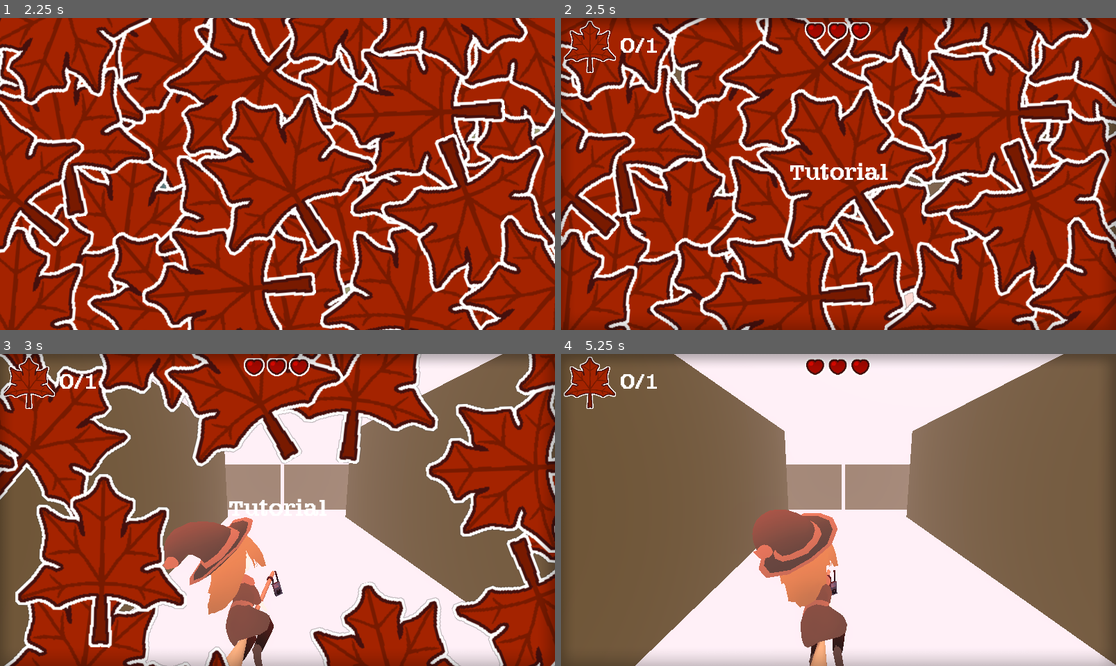
Above: before the commit, frames 1-4 (two rows, left to right).
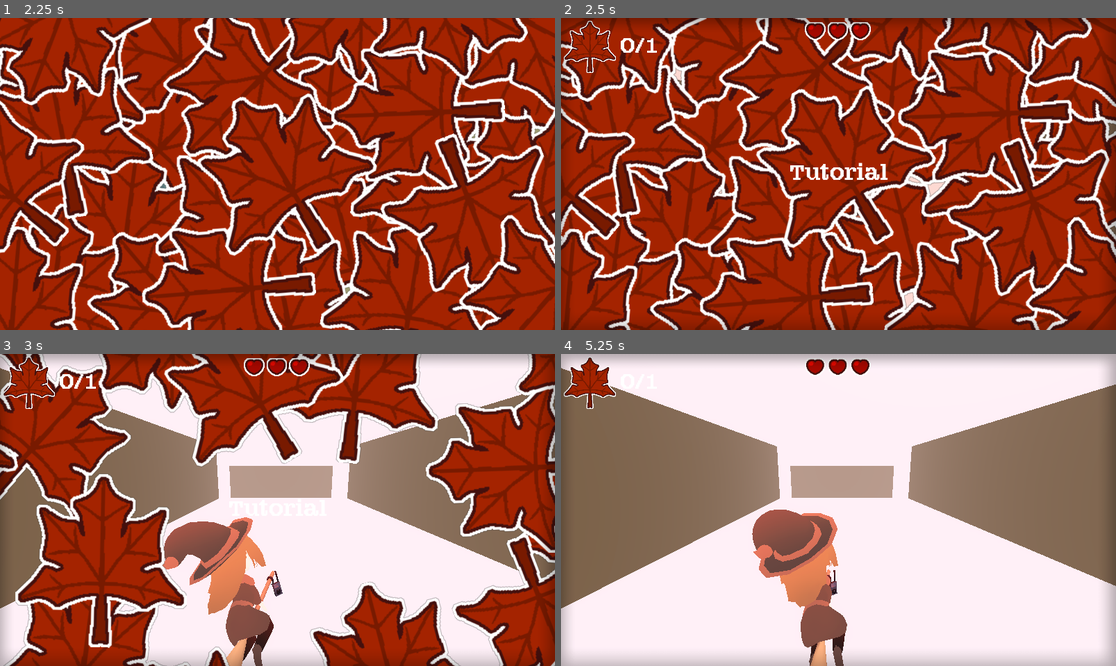
Above: after the commit, the same moments.

Repository: wewewer123/Cozy-Chaos-Fall-2025
Game: Godot game, scene res://scenes/game/GameHolder.tscn
Two runs of this game, one before a commit and one after it. Both use one fixed random seed, a clock stepped at 60 frames per second and the inputs below.
Inputs (mouse positions are in pixels of both pictures, inside the frame that each line leads up to):
- Up to frame 1 (2.25 s): tap Enter at 0.5 s; move the mouse to (399, 158) at 0.52 s; hold D (right) 0.53-1.25 s; tap G (read_leaf) at 0.6 s; click (399, 158) at 0.67 s; click "story" at 1.25 s; click "story" at 2 s
- Up to frame 2 (2.5 s): no input
- Up to frame 3 (3 s): move the mouse to (166, 525) at 2.77 s; hold A (left) from 2.78 s (still down); tap H (read_lives) at 2.85 s
- Up to frame 4 (5.25 s): move the mouse to (894, 441) at 3.52 s; release A (left) at 3.53 s; hold D (right) 3.53-5.03 s; tap T at 3.6 s; move the mouse to (810, 572) at 4.27 s; tap Y at 4.35 s; click (810, 572) at 4.42 s; move the mouse to (1005, 556) at 5.02 s; hold A (left) from 5.03 s (still down); tap Tab at 5.1 s

Frame 1 is identical in both runs. In frame 2, 0.2% of the frame differs, in the area x 20-75%, y 16-70%; in frame 3, 12%; in frame 4, 25%, in the area x 0-100%, y 0-100%.
Error in both runs: Invalid access to property or key 'leaf' on a base object of type 'Nil'. (res://scripts/game/game_manager.gd:46)

Commit message:
Makes Warping (Lane Bending) Prettier
- Uses perlin noise for warp randomness
- Makes all lanes longer to hide static trees and trees spawning in

Diff:
--- a/GlobalWarp.gd
+++ b/GlobalWarp.gd
@@ -1,19 +1,28 @@
 extends Node
 
 var current_value := 0.0
+var x = 0
+var noise := FastNoiseLite.new()
+
+func get_small_noise(value):
+	var n = noise.get_noise_1d(value) # -1 to 1
+	return n * 0.01   # -0.01 to 0.01
 
 func _ready():
+	x = 0
+	noise.seed = randi()
+	noise.noise_type = FastNoiseLite.TYPE_PERLIN
 	set_next_warp()
 
 func set_next_warp():
-	var next_value = randf_range(-0.01, 0.01)
-
+	var next_value = get_small_noise(x)
+	x = x + 1
 	var tween = create_tween()
 	tween.tween_method(
 		Callable(self, "_set_warp"),
 		current_value,
 		next_value,
-		10.0
+		3
 	)
 
 	tween.finished.connect(set_next_warp)
--- a/scenes/world/Levels/Level1.tscn
+++ b/scenes/world/Levels/Level1.tscn
@@ -41,10 +41,10 @@
 tree_inst = ExtResource("7_k6s3k")
 
 [node name="TreeSpawner" parent="." instance=ExtResource("5_muapc")]
-transform = Transform3D(1, 0, 0, 0, 1, 0, 0, 0, 1, 0, 0, -25.817741)
+transform = Transform3D(1, 0, 0, 0, 1, 0, 0, 0, 1, 0, 0, -153.81775)
 
 [node name="TreesStatic" parent="." instance=ExtResource("11_d7lc8")]
-transform = Transform3D(1, 0, 0, 0, 1, 0, 0, 0, 1, 0.0045776367, 0.9870453, -0.021865845)
+transform = Transform3D(1, 0, 0, 0, 1, 0, 0, 0, 1, 0.0045776367, 0.9870453, -113.021866)
 
 [node name="Backgroundmusic" parent="." instance=ExtResource("11_xtfam")]
 stream = ExtResource("9_2j2ko")
--- a/scenes/world/Levels/Level2.tscn
+++ b/scenes/world/Levels/Level2.tscn
@@ -39,9 +39,11 @@
 tree_inst = ExtResource("6_6wvkr")
 
 [node name="TreeSpawner" parent="." instance=ExtResource("9_jvilp")]
+transform = Transform3D(1, 0, 0, 0, 1, 0, 0, 0, 1, 0, 0, -154.53731)
 tree_collection = ExtResource("10_kkefh")
 
 [node name="TreesStatic" parent="." instance=ExtResource("13_xhb0t")]
+transform = Transform3D(1, 0, 0, 0, 1, 0, 0, 0, 1, 0, 0, -111.7068)
 texture = ExtResource("14_bgw3j")
 
 [node name="Environment Light" parent="." instance=ExtResource("12_u6557")]
--- a/scenes/world/Levels/Level3.tscn
+++ b/scenes/world/Levels/Level3.tscn
@@ -40,11 +40,13 @@
 [node name="LaneObjectCollection" parent="." instance=ExtResource("5_rd0oh")]
 
 [node name="TreeSpawner" parent="." instance=ExtResource("9_h7hjd")]
+transform = Transform3D(1, 0, 0, 0, 1, 0, 0, 0, 1, 0, 0, -158.20697)
 tree_collection = ExtResource("10_hna0g")
 
 [node name="Environment Light" parent="." instance=ExtResource("12_vy503")]
 
 [node name="TreesStatic" parent="." instance=ExtResource("13_rd0oh")]
+transform = Transform3D(1, 0, 0, 0, 1, 0, 0, 0, 1, 0, 0, -129.17932)
 texture = ExtResource("14_rqcwb")
 
 [node name="WorldEnvironment" type="WorldEnvironment" parent="."]
--- a/scenes/world/Levels/Level4.tscn
+++ b/scenes/world/Levels/Level4.tscn
@@ -40,11 +40,13 @@
 tree_inst = ExtResource("6_umhxr")
 
 [node name="TreeSpawner" parent="." instance=ExtResource("9_mvwpp")]
+transform = Transform3D(1, 0, 0, 0, 1, 0, 0, 0, 1, 0, 0, -151.48416)
 tree_collection = ExtResource("10_iwh7l")
 
 [node name="Environment Light" parent="." instance=ExtResource("12_mgf4m")]
 
 [node name="TreesStatic" parent="." instance=ExtResource("13_qoiiw")]
+transform = Transform3D(1, 0, 0, 0, 1, 0, 0, 0, 1, 0, 0, -127.82582)
 texture = ExtResource("14_0p8ux")
 
 [node name="WorldEnvironment" type="WorldEnvironment" parent="."]
--- a/scenes/world/decoration/tree/tree_texture.tscn
+++ b/scenes/world/decoration/tree/tree_texture.tscn
@@ -8,18 +8,21 @@
 shader = ExtResource("1_abvqd")
 shader_parameter/ScrollSpeedMultiplier = 0.0
 shader_parameter/tiling = 1.0
+shader_parameter/albedo_texture = ExtResource("2_3exsv")
 
 [sub_resource type="ShaderMaterial" id="ShaderMaterial_abvqd"]
 render_priority = 0
 shader = ExtResource("1_abvqd")
 shader_parameter/ScrollSpeedMultiplier = 0.0
 shader_parameter/tiling = 1.0
+shader_parameter/albedo_texture = ExtResource("2_3exsv")
 
 [sub_resource type="ShaderMaterial" id="ShaderMaterial_c3iw3"]
 render_priority = 0
 shader = ExtResource("1_abvqd")
 shader_parameter/ScrollSpeedMultiplier = 0.0
 shader_parameter/tiling = 1.0
+shader_parameter/albedo_texture = ExtResource("2_3exsv")
 
 [node name="Texture" type="Node3D"]
 
--- a/scenes/world/enviornment/trees_static.tscn
+++ b/scenes/world/enviornment/trees_static.tscn
@@ -16,6 +16,24 @@
 
 [node name="Tree14" parent="." instance=ExtResource("3_kw3b3")]
 transform = Transform3D(5, 0, 0, 0, 5, 0, 0, 0, 5, -10, 0, -216.724)
+
+[node name="Tree19" parent="." instance=ExtResource("3_kw3b3")]
+transform = Transform3D(5, 0, 0, 0, 5, 0, 0, 0, 5, -5.032055, 0, -216.724)
+
+[node name="Tree20" parent="." instance=ExtResource("3_kw3b3")]
+transform = Transform3D(5, 0, 0, 0, 5, 0, 0, 0, 5, 0.9679451, 0, -216.724)
+
+[node name="Tree22" parent="." instance=ExtResource("3_kw3b3")]
+transform = Transform3D(5, 0, 0, 0, 5, 0, 0, 0, 5, -16.323666, 0, -216.724)
+
+[node name="Tree23" parent="." instance=ExtResource("3_kw3b3")]
+transform = Transform3D(5, 0, 0, 0, 5, 0, 0, 0, 5, -24.323666, 0, -216.724)
+
+[node name="Tree24" parent="." instance=ExtResource("3_kw3b3")]
+transform = Transform3D(5, 0, 0, 0, 5, 0, 0, 0, 5, 4.6763344, 0, -216.724)
+
+[node name="Tree25" parent="." instance=ExtResource("3_kw3b3")]
+transform = Transform3D(5, 0, 0, 0, 5, 0, 0, 0, 5, 19.676334, 0, -216.724)
 
 [node name="Tree38" parent="." instance=ExtResource("3_kw3b3")]
 transform = Transform3D(5, 0, 0, 0, 5, 0, 0, 0, 5, 10, 0, -216.723)
--- a/scenes/world/environment.tscn
+++ b/scenes/world/environment.tscn
@@ -2,7 +2,7 @@
 
 [ext_resource type="Shader" uid="uid://qhjbuihn5ief" path="res://assets/shader/Warped.tres" id="1_i6vpw"]
 [ext_resource type="Texture2D" uid="uid://dhgg5f1ja4wnq" path="res://assets/art/2D/world/summer path resize400.png" id="2_i6vpw"]
-[ext_resource type="PackedScene" uid="uid://c00oliy8q63pj" path="res://assets/art/2D/UI/Vignette.tscn" id="3_i6vpw"]
+[ext_resource type="PackedScene" uid="uid://c00oliy8q63pj" path="res://assets/art/2D/ui/Vignette.tscn" id="3_i6vpw"]
 
 [sub_resource type="Environment" id="Environment_bv2si"]
 background_mode = 1
@@ -62,85 +62,120 @@
 skeleton = NodePath("../..")
 surface_material_override/0 = SubResource("ShaderMaterial_gie0j")
 
+[node name="Floor 11" type="MeshInstance3D" parent="."]
+transform = Transform3D(50, 0, 0, 0, 50, 0, 0, 0, 50, 0, 0, -300)
+layers = 2
+mesh = SubResource("PlaneMesh_7dm0k")
+skeleton = NodePath("../..")
+surface_material_override/0 = SubResource("ShaderMaterial_gie0j")
+
 [node name="Floor 4" type="MeshInstance3D" parent="."]
-transform = Transform3D(50, 0, 0, 0, 50, 0, 0, 0, 50, 60, 0, 0)
+transform = Transform3D(50, 0, 0, 0, 50, 0, 0, 0, 50, 52, 0, 0)
 layers = 2
 mesh = SubResource("PlaneMesh_7dm0k")
 skeleton = NodePath("../..")
 surface_material_override/0 = SubResource("ShaderMaterial_gie0j")
 
 [node name="Floor 5" type="MeshInstance3D" parent="."]
-transform = Transform3D(50, 0, 0, 0, 50, 0, 0, 0, 50, -60, 0, 0)
+transform = Transform3D(50, 0, 0, 0, 50, 0, 0, 0, 50, -52, 0, 0)
 layers = 2
 mesh = SubResource("PlaneMesh_7dm0k")
 skeleton = NodePath("../..")
 surface_material_override/0 = SubResource("ShaderMaterial_gie0j")
 
 [node name="Floor 6" type="MeshInstance3D" parent="."]
-transform = Transform3D(50, 0, 0, 0, 50, 0, 0, 0, 50, -60, 0, -100)
+transform = Transform3D(50, 0, 0, 0, 50, 0, 0, 0, 50, -52, 0, -100)
 layers = 2
 mesh = SubResource("PlaneMesh_7dm0k")
 skeleton = NodePath("../..")
 surface_material_override/0 = SubResource("ShaderMaterial_gie0j")
 
 [node name="Floor 7" type="MeshInstance3D" parent="."]
-transform = Transform3D(50, 0, 0, 0, 50, 0, 0, 0, 50, 60, 0, -100)
+transform = Transform3D(50, 0, 0, 0, 50, 0, 0, 0, 50, 52, 0, -100)
 layers = 2
 mesh = SubResource("PlaneMesh_7dm0k")
 skeleton = NodePath("../..")
 surface_material_override/0 = SubResource("ShaderMaterial_gie0j")
 
 [node name="Floor 8" type="MeshInstance3D" parent="."]
-transform = Transform3D(50, 0, 0, 0, 50, 0, 0, 0, 50, -60, 0, -200)
+transform = Transform3D(50, 0, 0, 0, 50, 0, 0, 0, 50, -52, 0, -200)
+layers = 2
+mesh = SubResource("PlaneMesh_7dm0k")
+skeleton = NodePath("../..")
+surface_material_override/0 = SubResource("ShaderMaterial_gie0j")
+
+[node name="Floor 12" type="MeshInstance3D" parent="."]
+transform = Transform3D(50, 0, 0, 0, 50, 0, 0, 0, 50, -52, 0, -300)
 layers = 2
 mesh = SubResource("PlaneMesh_7dm0k")
 skeleton = NodePath("../..")
 surface_material_override/0 = SubResource("ShaderMaterial_gie0j")
 
 [node name="Floor 9" type="MeshInstance3D" parent="."]
-transform = Transform3D(50, 0, 0, 0, 50, 0, 0, 0, 50, 60, 0, -200)
+transform = Transform3D(50, 0, 0, 0, 50, 0, 0, 0, 50, 52, 0, -200)
+layers = 2
+mesh = SubResource("PlaneMesh_7dm0k")
+skeleton = NodePath("../..")
+surface_material_override/0 = SubResource("ShaderMaterial_gie0j")
+
+[node name="Floor 10" type="MeshInstance3D" parent="."]
+transform = Transform3D(50, 0, 0, 0, 50, 0, 0, 0, 50, 52, 0, -300)
 layers = 2
 mesh = SubResource("PlaneMesh_7dm0k")
 skeleton = NodePath("../..")
 surface_material_override/0 = SubResource("ShaderMaterial_gie0j")
 
 [node name="Wall 1" type="MeshInstance3D" parent="."]
-transform = Transform3D(-2.1855694e-06, -50, 0, 50, -2.1855694e-06, 0, 0, 0, 50, 45, 0, 0)
+transform = Transform3D(-2.1855694e-06, -50, 0, 50, -2.1855694e-06, 0, 0, 0, 50, 80, 0, 0)
 layers = 2
 mesh = SubResource("PlaneMesh_7dm0k")
 skeleton = NodePath("../..")
 surface_material_override/0 = SubResource("StandardMaterial3D_muapc")
 
 [node name="Wall 2" type="MeshInstance3D" parent="."]
-transform = Transform3D(-2.1855694e-06, 50, 0, -50, -2.1855694e-06, 0, 0, 0, 50, -45, 0, 0)
+transform = Transform3D(-2.1855694e-06, 50, 0, -50, -2.1855694e-06, 0, 0, 0, 50, -80, 0, 0)
 layers = 2
 mesh = SubResource("PlaneMesh_7dm0k")
 skeleton = NodePath("../..")
 surface_material_override/0 = SubResource("StandardMaterial3D_muapc")
 
 [node name="Wall 3" type="MeshInstance3D" parent="."]
-transform = Transform3D(-2.1855694e-06, -50, 0, 50, -2.1855694e-06, 0, 0, 0, 50, 45, 0, -100)
+transform = Transform3D(-2.1855694e-06, -50, 0, 50, -2.1855694e-06, 0, 0, 0, 50, 80, 0, -100)
+layers = 2
+mesh = SubResource("PlaneMesh_7dm0k")
+skeleton = NodePath("../..")
+surface_material_override/0 = SubResource("StandardMaterial3D_muapc")
+
+[node name="Wall 7" type="MeshInstance3D" parent="."]
+transform = Transform3D(-2.1855694e-06, -50, 0, 50, -2.1855694e-06, 0, 0, 0, 50, 80, 0, -200)
 layers = 2
 mesh = SubResource("PlaneMesh_7dm0k")
 skeleton = NodePath("../..")
 surface_material_override/0 = SubResource("StandardMaterial3D_muapc")
 
 [node name="Wall 4" type="MeshInstance3D" parent="."]
-transform = Transform3D(-2.1855694e-06, 50, 0, -50, -2.1855694e-06, 0, 0, 0, 50, -45, 0, -100)
+transform = Transform3D(-2.1855694e-06, 50, 0, -50, -2.1855694e-06, 0, 0, 0, 50, -80, 0, -100)
+layers = 2
+mesh = SubResource("PlaneMesh_7dm0k")
+skeleton = NodePath("../..")
+surface_material_override/0 = SubResource("StandardMaterial3D_muapc")
+
+[node name="Wall 8" type="MeshInstance3D" parent="."]
+transform = Transform3D(-2.1855694e-06, 50, 0, -50, -2.1855694e-06, 0, 0, 0, 50, -80, 0, -200)
 layers = 2
 mesh = SubResource("PlaneMesh_7dm0k")
 skeleton = NodePath("../..")
 surface_material_override/0 = SubResource("StandardMaterial3D_muapc")
 
 [node name="Wall 5" type="MeshInstance3D" parent="."]
-transform = Transform3D(-2.6062653e-14, 5.9624404e-07, -50, -50, -2.1855694e-06, 0, -2.1855694e-06, 50, 5.9624404e-07, -52.5, -20, -279.16)
+transform = Transform3D(-2.6062653e-14, 5.9624404e-07, -50, -50, -2.1855694e-06, 0, -2.1855694e-06, 50, 5.9624404e-07, -50, -20, -400)
 layers = 2
 mesh = SubResource("PlaneMesh_7dm0k")
 skeleton = NodePath("../..")
 surface_material_override/0 = SubResource("StandardMaterial3D_muapc")
 
 [node name="Wall 6" type="MeshInstance3D" parent="."]
-transform = Transform3D(-2.6062653e-14, 5.9624404e-07, -50, -50, -2.1855694e-06, 0, -2.1855694e-06, 50, 5.9624404e-07, 52, -20, -279.16)
+transform = Transform3D(-2.6062653e-14, 5.9624404e-07, -50, -50, -2.1855694e-06, 0, -2.1855694e-06, 50, 5.9624404e-07, 50, -20, -400)
 layers = 2
 mesh = SubResource("PlaneMesh_7dm0k")
 skeleton = NodePath("../..")
--- a/scripts/world/tree_spawner.gd
+++ b/scripts/world/tree_spawner.gd
@@ -31,8 +31,8 @@
 
 	if(timer <= 0):
 		timer = spawnInterval
-		_spawnTrees(randi() % maxTreesPerSpawn + minTreesPerSpawn, rightSpawnPoint.position, 1)
-		_spawnTrees(randi() % maxTreesPerSpawn + minTreesPerSpawn, leftSpawnPoint.position, -1)
+		_spawnTrees(randi() % maxTreesPerSpawn + minTreesPerSpawn, rightSpawnPoint.global_position, 1)
+		_spawnTrees(randi() % maxTreesPerSpawn + minTreesPerSpawn, leftSpawnPoint.global_position, -1)
 
 # TODO: Group all trees together into a node and move it
 #		and not move all trees independently
